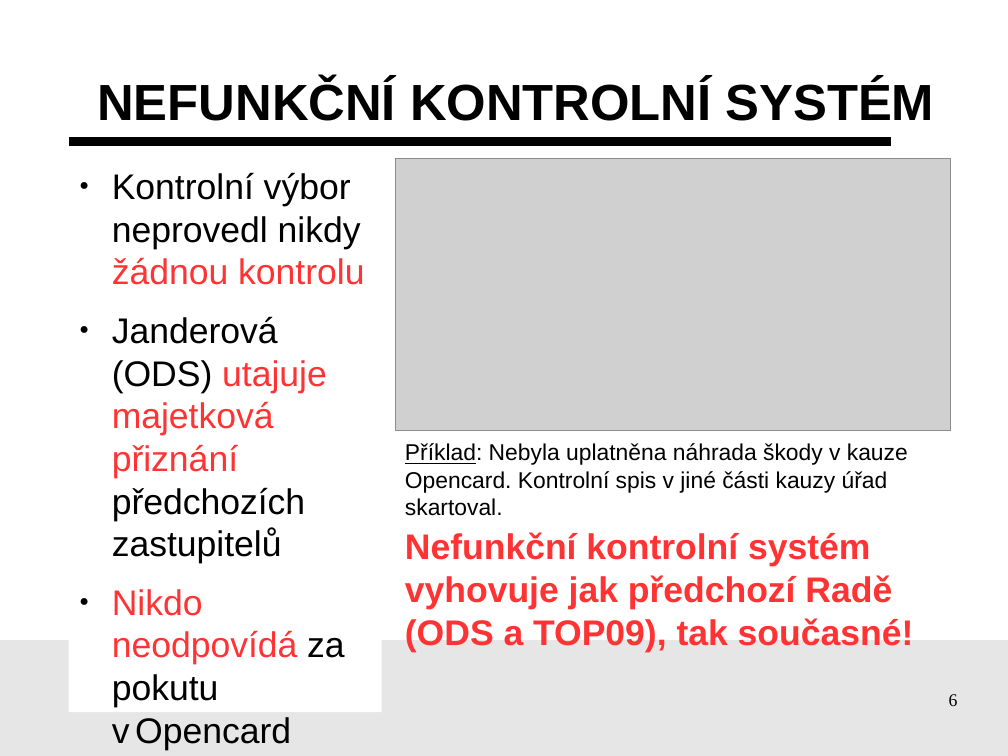
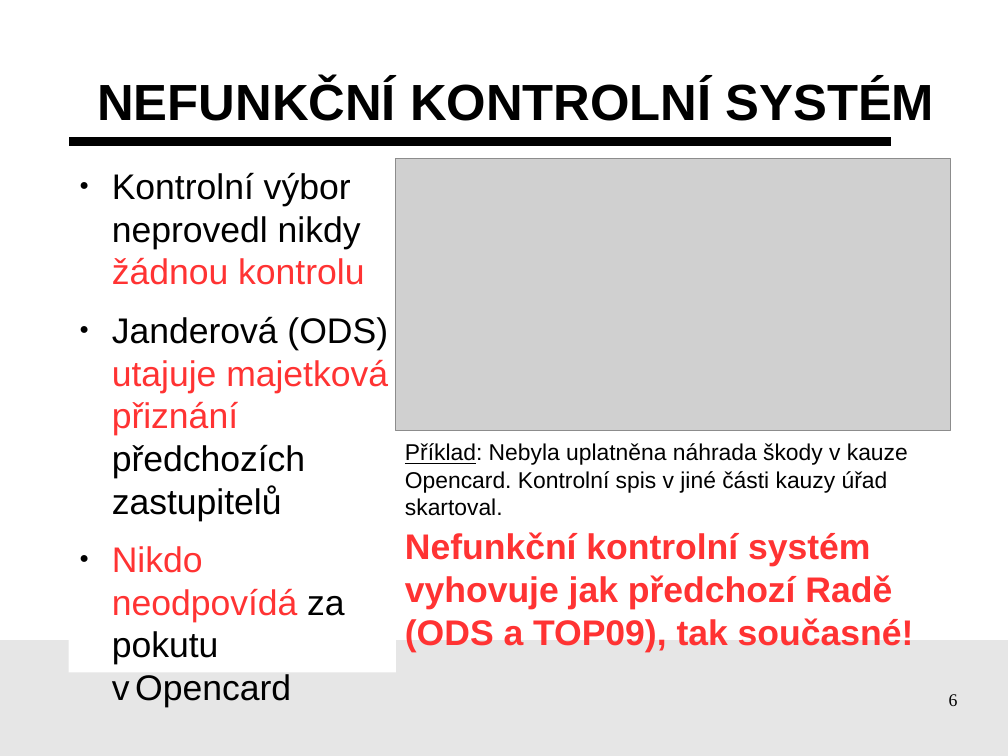
Before and after one commit to pirati-cz/KlubPraha, a slide deck: slide 6 of prezentace/2015/prezentace.odp. Drawn at 1008x756 pixels with LibreOffice and Linux fonts; fonts in the diff are those of the drawing; grey boxes stand for pictures; background and template pictures are left out. Boxes give left, top, right and bottom in pixels: in the first picture for what was removed or moved away, otherwise in the second. Text is boxed around its words. In the diff, an @@ line names an element or a change of style, - is before the commit and + after.

```diff
--- a/prezentace/2015/prezentace.odp
+++ b/prezentace/2015/prezentace.odp
@@ text "Kontrolní výbor neprovedl nikdy žádnou ..." rewrapped from [112, 172, 364, 750] to [112, 172, 388, 707] @@
```
Also in this commit, not shown: 3 other slides changed, 5 other files.
